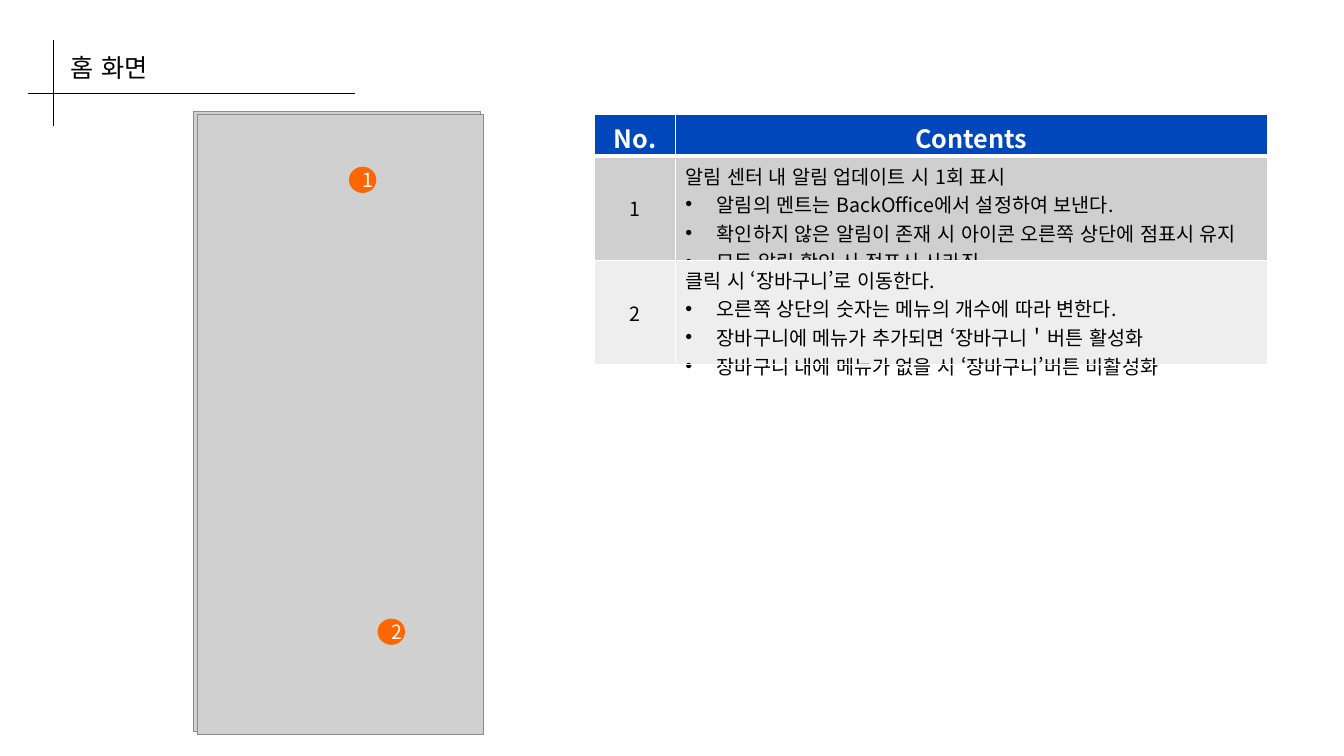
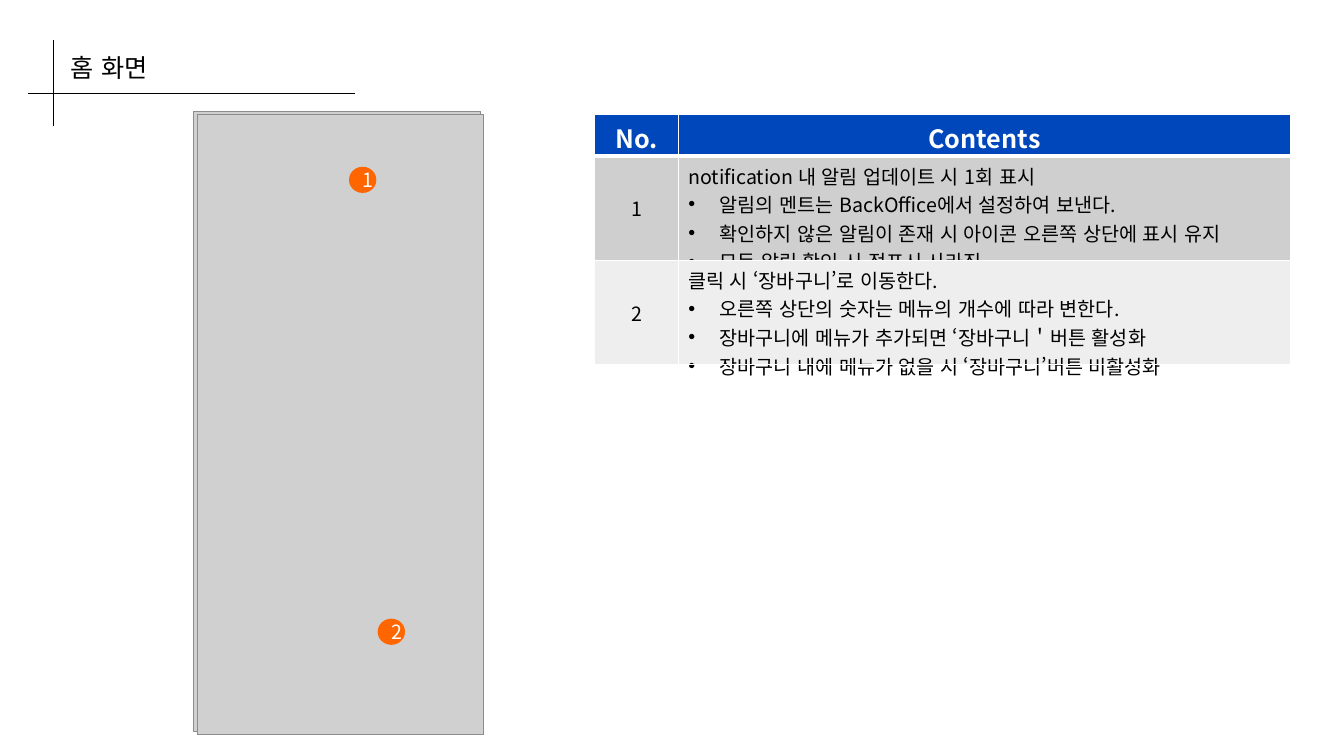
Before and after one commit to Coffee-Street/Document, a slide deck: slide 24 of assets/Planning/1_strada_coffee.pptx (slide 22 before the commit). Drawn at 1344x756 pixels with LibreOffice and Linux fonts; fonts in the diff are those of the drawing; grey boxes stand for pictures. Boxes give left, top, right and bottom in pixels: in the first picture for what was removed or moved away, otherwise in the second. Text is boxed around its words. In the diff, an @@ line names an element or a change of style, - is before the commit and + after.

Commit message:
Document Update
-  UI/UX 시안 업데이트
-  개발 가이드 업데이트

```diff
--- a/assets/Planning/1_strada_coffee.pptx
+++ b/assets/Planning/1_strada_coffee.pptx
@@ table at (595,115,1292,380) @@
-row 2, column 2: 알림 센터 내 알림 업데이트 시 1회 표시 / 알림의 멘트는 BackOffice에서 설정하여 보낸다. / 확인하지 않은 알림이 존재 시 아이콘 오른쪽 상단에 점표시 유지 / 모든 알림 확인 시 점표시 사라짐
+row 2, column 2: notification 내 알림 업데이트 시 1회 표시 / 알림의 멘트는 BackOffice에서 설정하여 보낸다. / 확인하지 않은 알림이 존재 시 아이콘 오른쪽 상단에 표시 유지 / 모든 알림 확인 시 점표시 사라짐
@@ table: place and size @@
-table at (595,115,1267,388)
+table at (595,115,1292,380)
```
Also in this commit, not shown: 2 other slides changed, 2 slides added, 1 other file.
